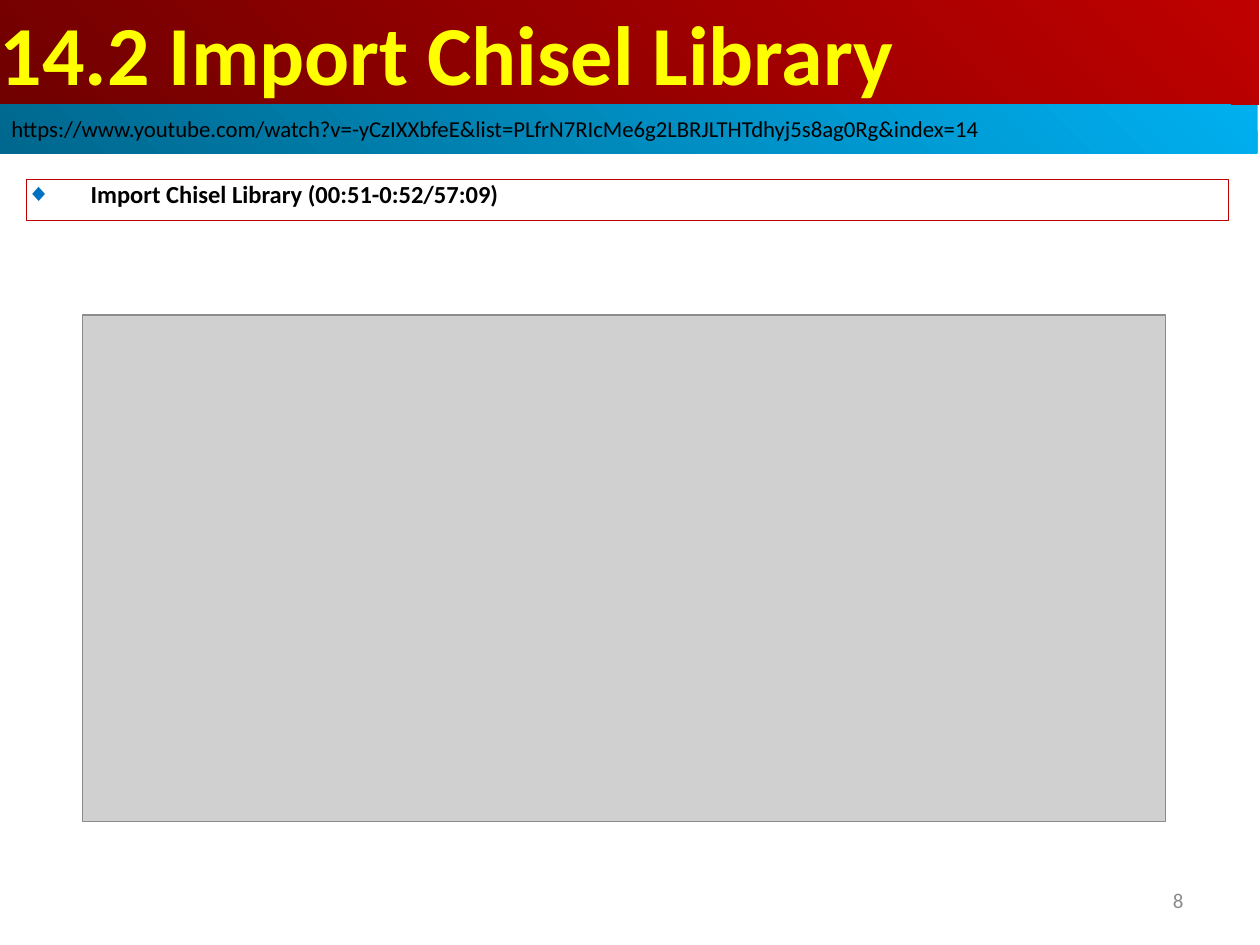
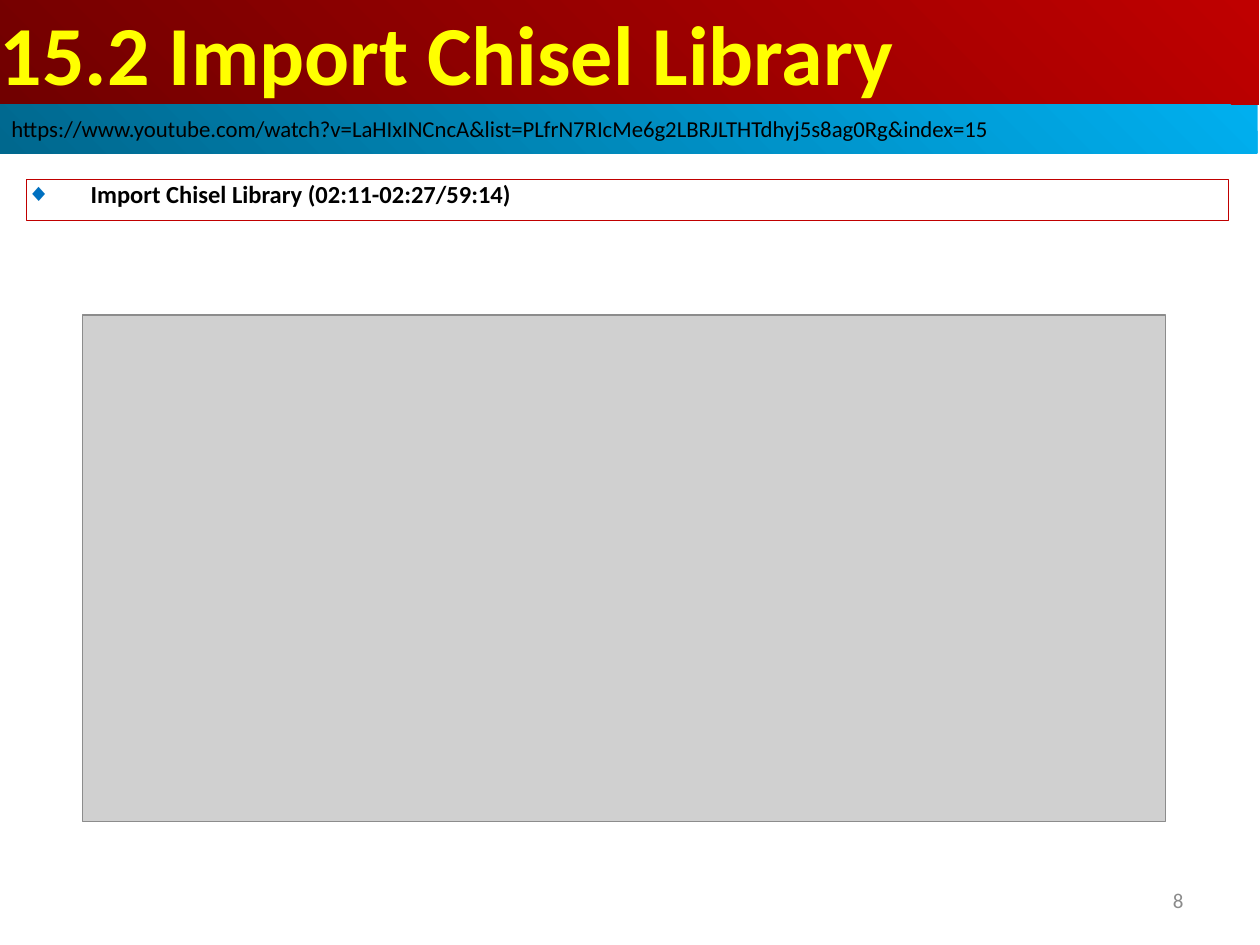
Before and after one commit to peterhchen/AIU_CS800_Chisel, a slide deck: slide 8 of 500_UCSC_HWD/015_Network/000_Video/015.Network.ppt. Drawn at 1260x945 pixels with LibreOffice and Linux fonts; fonts in the diff are those of the drawing; grey boxes stand for pictures. Boxes give left, top, right and bottom in pixels: in the first picture for what was removed or moved away, otherwise in the second. Text is boxed around its words. In the diff, an @@ line names an element or a change of style, - is before the commit and + after.

```diff
--- a/500_UCSC_HWD/015_Network/000_Video/015.Network.ppt
+++ b/500_UCSC_HWD/015_Network/000_Video/015.Network.ppt
@@ text in rectangle at <box>0,26,893,105</box>: text changed @@
-14.2 Import Chisel Library
+15.2 Import Chisel Library
@@ text in rectangle at <box>11,118,987,144</box>: text changed @@
-https://www.youtube.com/watch?v=-yCzIXXbfeE&list=PLfrN7RIcMe6g2LBRJLTHTdhyj5s8ag0Rg&index=14
+https://www.youtube.com/watch?v=LaHIxINCncA&list=PLfrN7RIcMe6g2LBRJLTHTdhyj5s8ag0Rg&index=15
@@ text in rectangle at <box>91,185,511,207</box>: text changed @@
-◆ Import Chisel Library (00:51-0:52/57:09)
+◆ Import Chisel Library (02:11-02:27/59:14)
```
Also in this commit, not shown: 7 other slides changed, 2 slides added, 36 slides removed.
